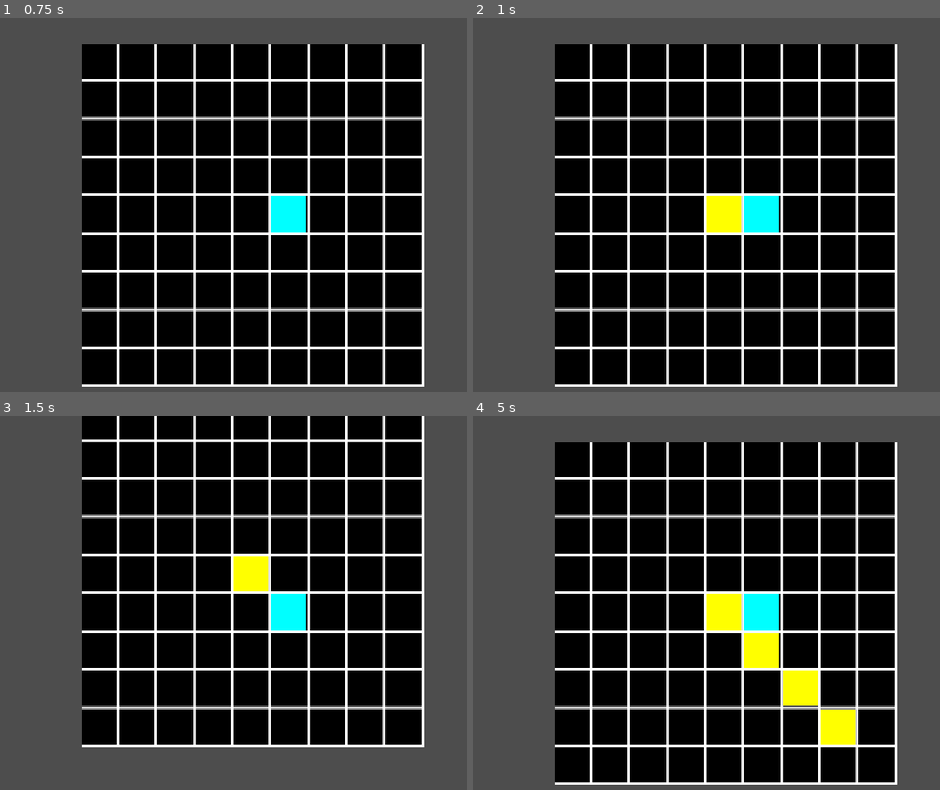
Above: before the commit, frames 1-4 (two rows, left to right).
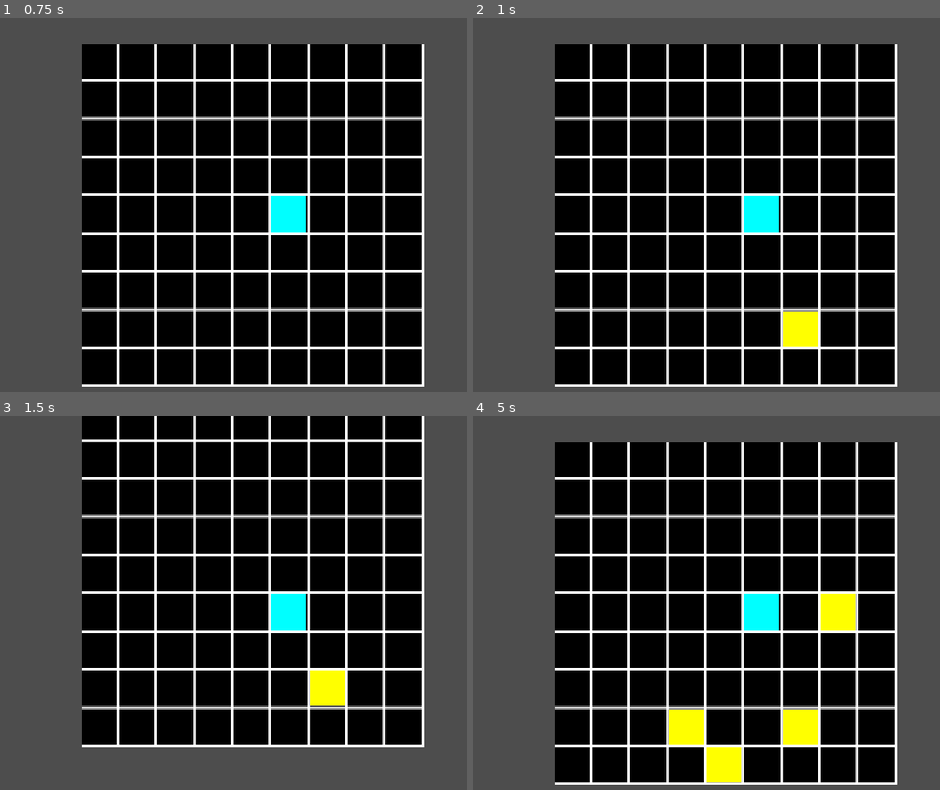
Above: after the commit, the same moments.

Repository: maseyonok421/maseyonok-sTestGameAboutPointThatCanMoveIn4DirectionsOnGrid
Game: Godot game, scene res://scenes/game.tscn
Two runs of this game, one before a commit and one after it. Both use one fixed random seed, a clock stepped at 60 frames per second and the inputs below.
Inputs:
- Up to frame 1 (0.75 s): tap Enter at 0.5 s; hold Right (ui_right) from 0.53 s (still down)
- Up to frame 2 (1 s): keep holding Right (ui_right)
- Up to frame 3 (1.5 s): tap Space at 1.25 s; release Right (ui_right) at 1.28 s; hold Down (ui_down) from 1.28 s (still down)
- Up to frame 4 (5 s): release Down (ui_down) at 2.03 s; hold Right (ui_right) 2.03-2.78 s; tap Enter at 2.75, 4.25 s; hold Up (ui_up) 2.78-3.53 s; tap Space at 3.5 s; hold Left (ui_left) from 3.53 s (still down)

Frame 1 is identical in both runs. In frame 2, 1.4% of the frame differs, in the area x 50-74%, y 47-88%; in frame 3, 1.4%; in frame 4, 5.6%, in the area x 41-82%, y 47-98%.

Commit message:
Full Point Spawner Script

Diff:
--- a/scripts/bgGenerator.gd
+++ b/scripts/bgGenerator.gd
@@ -5,8 +5,10 @@
 
 	print(Global.fullCellSize)
 
-	var width  = ( Global.fullCellSize ) * 9
-	var height = ( Global.fullCellSize ) * 9
+	var width  = ( Global.fullCellSize ) \
+			   * ( Global.gridSize*2 + 1)
+	var height = ( Global.fullCellSize ) \
+			   * ( Global.gridSize*2 + 1)
 
 	var bgImg = Image.create(width, height, false, Image.FORMAT_L8);
 	for i in range(width):
--- a/scripts/point.gd
+++ b/scripts/point.gd
@@ -1,6 +1,6 @@
 extends Node2D
 
-signal pointDestroyed
+signal pointDestroyed(pointPos)
 
 @export var positionX = 0
 @export var positionY = 0
@@ -35,5 +35,6 @@
 func _on_area_2d_area_entered(area: Area2D) -> void:
 	if area.is_in_group("Player") :
 		Global.score += 1
-		emit_signal("pointDestroyed")
+		emit_signal("pointDestroyed",
+		Vector2(positionX, positionY))
 		queue_free()
--- a/scripts/point_spawner.gd
+++ b/scripts/point_spawner.gd
@@ -2,6 +2,7 @@
 
 var maxPointsOnScreen = 4
 var curNumberOfPoints = 0
+var listOfPoints = []
 var pointScene = preload("res://prefabs//point.tscn")
 
 # Called when the node enters the scene tree for the first time.
@@ -15,12 +16,25 @@
 		return
 
 	var pointInstance = pointScene.instantiate()
-	pointInstance.positionX = curNumberOfPoints
-	pointInstance.positionY = curNumberOfPoints
+
+	var curX
+	var curY
+	while true:
+		curX = randi() \
+			% (Global.gridSize*2+1) - Global.gridSize
+		curY = randi() \
+			% (Global.gridSize*2+1) - Global.gridSize
+
+		if ( !listOfPoints.has(Vector2(curX, curY)) ):
+			break
+
+	pointInstance.positionX = curX
+	pointInstance.positionY = curY
 	add_child(pointInstance)
 	pointInstance.pointDestroyed.connect(_on_point_destroyed)
 
 	curNumberOfPoints += 1
 
-func _on_point_destroyed() -> void:
+func _on_point_destroyed(pointPos) -> void:
+	listOfPoints.erase(pointPos)
 	curNumberOfPoints -= 1
--- a/singletones/GLOBAL.gd
+++ b/singletones/GLOBAL.gd
@@ -4,4 +4,6 @@
 const cellSize = 64
 var fullCellSize = gridLineSize + cellSize
 
+var gridSize = 4
+
 var score = 0
